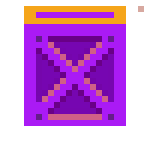
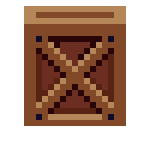
Revision of a layered (150, 150) image; what changed, layer by layer:
painted on "Layer 1" over [24, 6, 144, 126]
